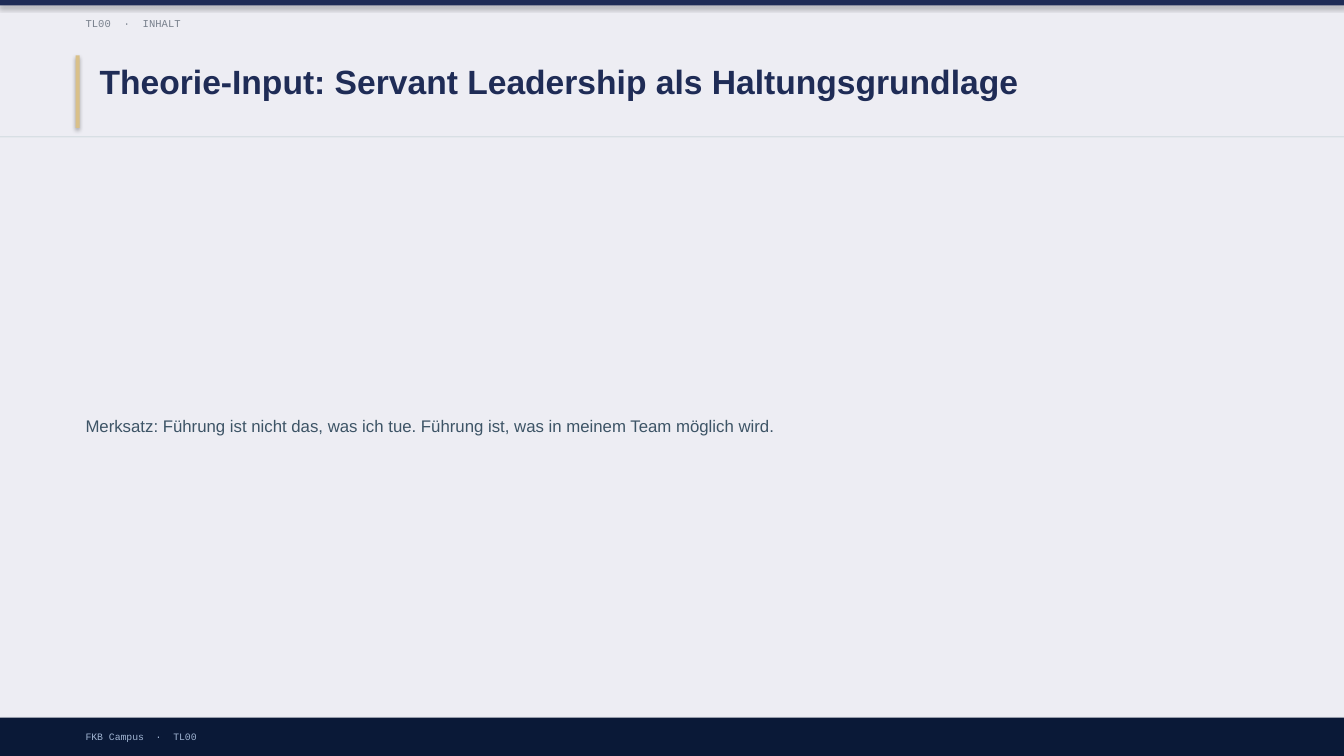
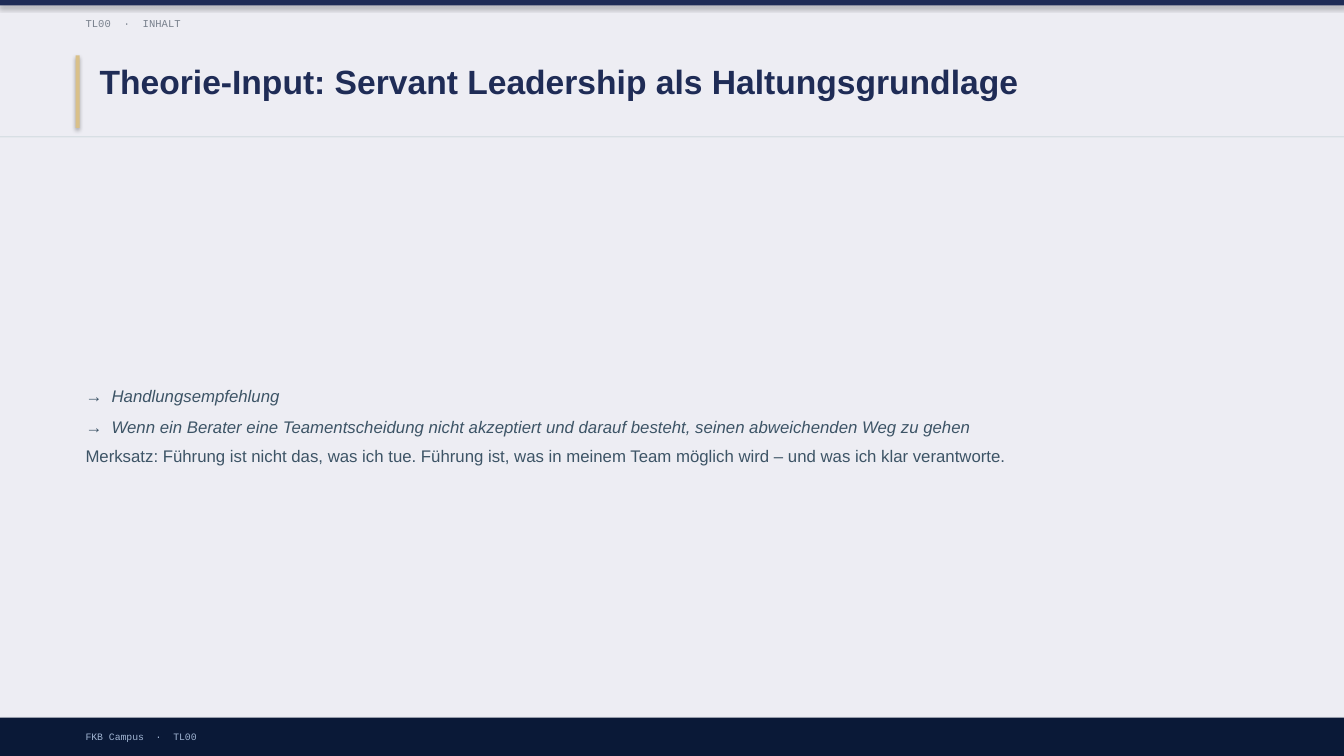
Before and after one commit to ck5rqc47pr-byte/firmenkundenakademie-online, a slide deck: slide 6 of protected-downloads/praesentation/TL00.pptx. Drawn at 1344x756 pixels with LibreOffice and Linux fonts; fonts in the diff are those of the drawing. Boxes give left, top, right and bottom in pixels: in the first picture for what was removed or moved away, otherwise in the second. Text is boxed around its words. In the diff, an @@ line names an element or a change of style, - is before the commit and + after.

```diff
--- a/protected-downloads/praesentation/TL00.pptx
+++ b/protected-downloads/praesentation/TL00.pptx
@@ text at [86,390,1005,466]: text changed; italic on @@
-Merksatz: Führung ist nicht das, was ich tue. Führung ist, was in meinem Team möglich wird.
+→ Handlungsempfehlung
+→ Wenn ein Berater eine Teamentscheidung nicht akzeptiert und darauf besteht, seinen abweichenden Weg zu gehen
+Merksatz: Führung ist nicht das, was ich tue. Führung ist, was in meinem Team möglich wird – und was ich klar verantworte.
```
Also in this commit, not shown: 4 other slides changed, 8 other files.
